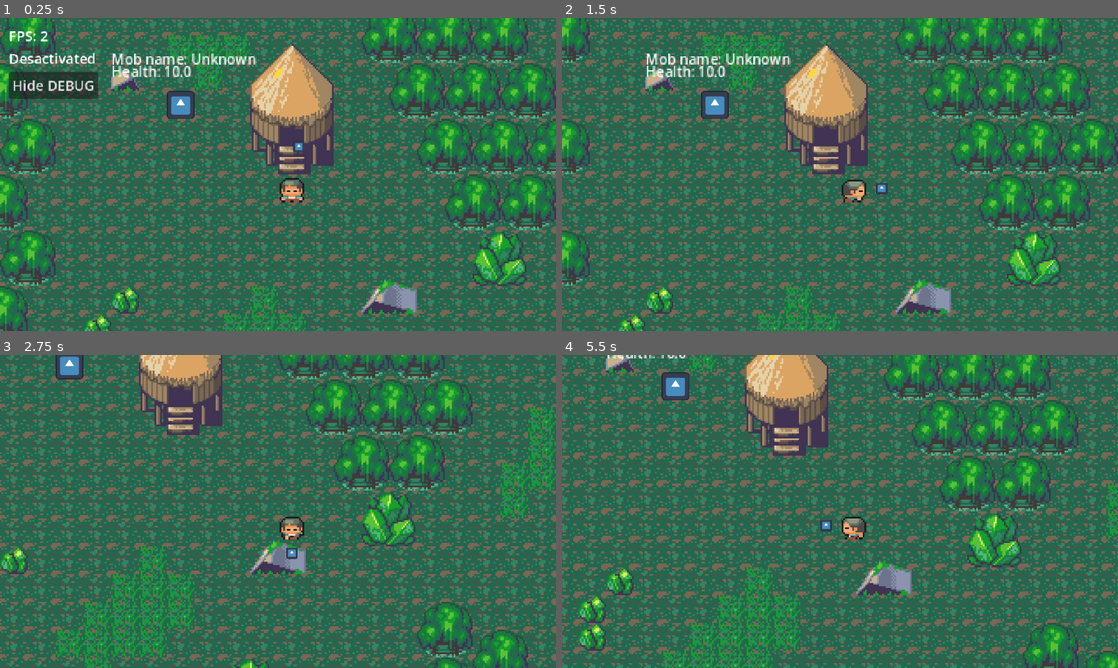
Above: before the commit, frames 1-4 (two rows, left to right).
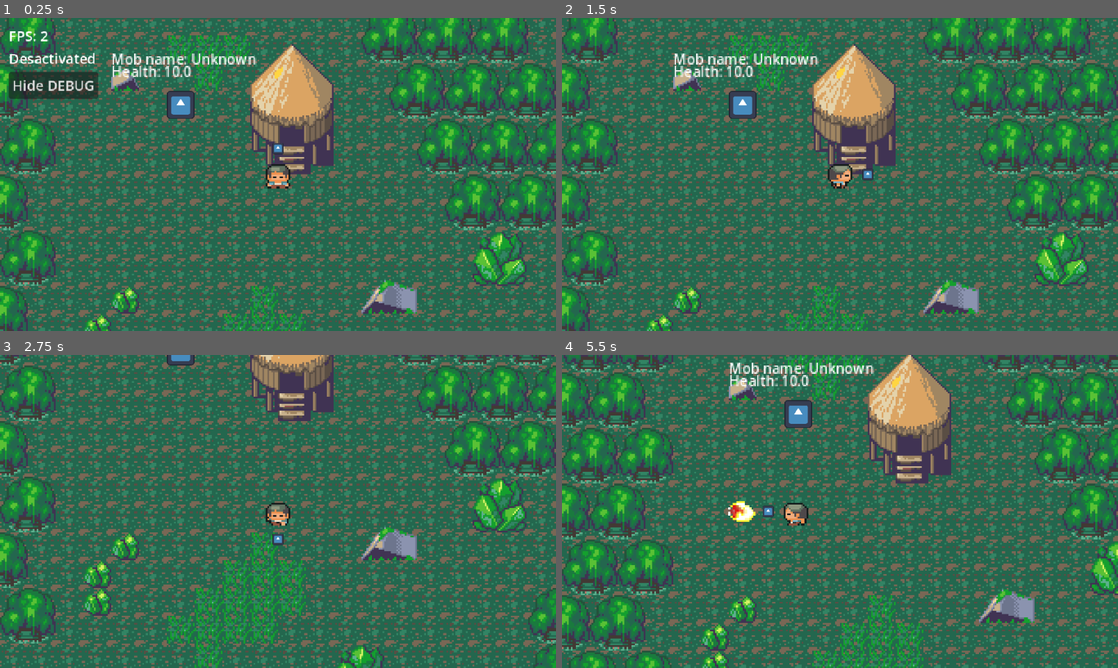
Above: after the commit, the same moments.

Repository: Shayan-Bidelogne/Pi_RPG_Discord
Game: Godot game, scene res://src/maps/overworld.tscn
Same seed, same stepped clock (60 frames per second), same inputs: the game is played once before the commit and once after it. The engine's default icon, where the game draws it, is replaced by a stand-in: a white triangle on a blue panel in a dark square.
Inputs:
- Up to frame 1 (0.25 s): no input
- Up to frame 2 (1.5 s): click "Hide DEBUG" at 0.5 s; tap Enter at 1.25 s; hold Right (ui_right) from 1.28 s (still down); hold Z (shoot, bound only after the commit) from 1.28 s (still down)
- Up to frame 3 (2.75 s): release Right (ui_right) at 2.03 s; release Z (shoot, bound only after the commit) at 2.03 s; hold Down (ui_down) from 2.03 s (still down); tap Z (shoot, bound only after the commit) at 2.1 s
- Up to frame 4 (5.5 s): release Down (ui_down) at 2.78 s; hold Right (ui_right) 2.78-3.53 s; hold Z (shoot, bound only after the commit) 2.78-3.53 s; tap U at 2.85, 5.1 s; hold Up (ui_up) 3.53-4.28 s; tap Z (shoot, bound only after the commit) at 3.6, 5.3 s; hold Z (shoot, bound only after the commit) 4.28-5.03 s; hold Left (ui_left) from 4.28 s (still down)

The runs differ from the first frame. In frame 1, 0.7% of the frame differs, in the area x 47-55%, y 40-60%; in frame 2, 30%; in frame 3, 58%; in frame 4, 59%, in the area x 0-100%, y 0-100%.

Commit message:
Added simple fireball ('Z' to shoot)

Diff:
--- a/PiRPG/project.godot
+++ b/PiRPG/project.godot
@@ -39,6 +39,14 @@
 "res://src/": "blue"
 }
 
+[input]
+
+shoot={
+"deadzone": 0.2,
+"events": [Object(InputEventKey,"resource_local_to_scene":false,"resource_name":"","device":-1,"window_id":0,"alt_pressed":false,"shift_pressed":false,"ctrl_pressed":false,"meta_pressed":false,"pressed":false,"keycode":0,"physical_keycode":90,"key_label":0,"unicode":122,"location":0,"echo":false,"script":null)
+]
+}
+
 [rendering]
 
 textures/canvas_textures/default_texture_filter=0
--- a/PiRPG/src/maps/overworld.tscn
+++ b/PiRPG/src/maps/overworld.tscn
@@ -739,6 +739,7 @@
 tile_set = SubResource("TileSet_ksrkb")
 
 [node name="Player" parent="." instance=ExtResource("4_lqb4u")]
+z_index = 1
 position = Vector2(192, 96)
 
 [node name="Camera2D" type="Camera2D" parent="Player"]
--- a/PiRPG/src/player/player.gd
+++ b/PiRPG/src/player/player.gd
@@ -1,6 +1,8 @@
 class_name Player
 extends CharacterBody2D
 
+# Load other scenes (Projectiles at the moment)
+var fireball_scene = preload("res://src/system/combat/projectile/fireball.tscn")
 
 # Movements
 @export var move_duration: float = 0.2
@@ -30,10 +32,14 @@
 	# Snap base position to grid.
 	position = position.snappedf(Global.TILE_SIZE)
 
+func _input(event: InputEvent) -> void:
+	if event.is_action_pressed("shoot"):
+		shoot_projectile()
 
 func _physics_process(_delta: float) -> void:
 	if is_moving:
 		return
+
 	input_vector = Vector2.ZERO
 
 	# Update stack based on pressed inputs
@@ -72,9 +78,8 @@
 		if directions[key] and not input_stack.has(key):
 			input_stack.append(key)
 
-
 func try_move(direction: Vector2) -> void:
-	var target: Vector2 = global_position + Vector2.ONE * (Global.TILE_SIZE * 0.5) + direction * Global.TILE_SIZE
+	var target: Vector2 = global_position + direction * Global.TILE_SIZE
 
 	# Debug purpose
 	$Icon.global_position = target
@@ -100,11 +105,10 @@
 	tween.tween_property(self, "position", target_position, move_duration)
 	tween.finished.connect(on_move_finished)
 
-
 func on_move_finished() -> void:
 	is_moving = false
 
-
+# Handle player's animations
 func play_anim(state: String, direction: Vector2) -> void:
 	var direction_name: String = "down"
 	if direction == Vector2.LEFT:
@@ -116,3 +120,15 @@
 	elif direction == Vector2.DOWN:
 		direction_name = "down"
 	animation_player.play(state + direction_name)
+
+func shoot_projectile():
+	if last_input_vector == Vector2.ZERO: # If the player does not have direction, doesn't shoot
+		return
+
+	# Instantiate the fireball
+	var fireball = fireball_scene.instantiate()
+	fireball.global_position = global_position + last_input_vector.normalized() # Adjusts the fireball position
+	# Set direction of the fireball
+	fireball.direction = last_input_vector
+	fireball.rotation = last_input_vector.angle()
+	get_tree().current_scene.add_child(fireball)
--- a/PiRPG/src/player/player.tscn
+++ b/PiRPG/src/player/player.tscn
@@ -120,12 +120,12 @@
 sprite_frames = SubResource("SpriteFrames_boppf")
 animation = &"idle_down"
 centered = false
+offset = Vector2(-8, -8)
 
 [node name="CollisionShape2D" type="CollisionShape2D" parent="."]
-position = Vector2(8, 8)
 shape = SubResource("RectangleShape2D_a6i1j")
 
 [node name="Icon" type="Sprite2D" parent="."]
-position = Vector2(12, -16)
+position = Vector2(4.76837e-07, -15)
 scale = Vector2(0.05, 0.05)
 texture = ExtResource("18_oyld2")
--- /dev/null
+++ b/PiRPG/src/system/combat/projectile/fireball.gd
@@ -0,0 +1,20 @@
+extends Area2D
+
+# General variables
+@export var projectile_speed: int = 240
+@export var lifetime: float = 1.5
+var direction := Vector2.ZERO
+
+func _ready() -> void:
+	await get_tree().create_timer(lifetime).timeout # Start a timer of 'lifetime'
+	queue_free()
+
+# This function updates every second (Delta is the time passed since the last frame)
+func _process(delta: float) -> void:
+	position += direction * projectile_speed * delta # Move the projectile in the direction is facing
+	if position.x < -100 or position.x > 2000:
+		queue_free() # If it gets out of the screen, destroy it.
+
+func _on_area_entered(area: Area2D) -> void:
+	# Here we'll manage if the fireball hit and enemy or another object!
+	queue_free()
--- /dev/null
+++ b/PiRPG/src/system/combat/projectile/fireball.tscn
@@ -0,0 +1,71 @@
+[gd_scene load_steps=11 format=3 uid="uid://da2v38swbm80w"]
+
+[ext_resource type="Texture2D" uid="uid://cmpclur2oltg6" path="res://assets/sprites/player/projectiles/fireball/fireball_spritesheet.png" id="1_d5kd7"]
+[ext_resource type="Script" uid="uid://e6ai0r2kr2f1" path="res://src/system/combat/projectile/fireball.gd" id="1_q3o1l"]
+
+[sub_resource type="AtlasTexture" id="AtlasTexture_q3o1l"]
+atlas = ExtResource("1_d5kd7")
+region = Rect2(0, 0, 160, 160)
+
+[sub_resource type="AtlasTexture" id="AtlasTexture_l3qfj"]
+atlas = ExtResource("1_d5kd7")
+region = Rect2(160, 0, 160, 160)
+
+[sub_resource type="AtlasTexture" id="AtlasTexture_dpjjy"]
+atlas = ExtResource("1_d5kd7")
+region = Rect2(320, 0, 160, 160)
+
+[sub_resource type="AtlasTexture" id="AtlasTexture_af1m7"]
+atlas = ExtResource("1_d5kd7")
+region = Rect2(480, 0, 160, 160)
+
+[sub_resource type="AtlasTexture" id="AtlasTexture_2ovvl"]
+atlas = ExtResource("1_d5kd7")
+region = Rect2(640, 0, 160, 160)
+
+[sub_resource type="AtlasTexture" id="AtlasTexture_v6hro"]
+atlas = ExtResource("1_d5kd7")
+region = Rect2(800, 0, 160, 160)
+
+[sub_resource type="SpriteFrames" id="SpriteFrames_6nn1q"]
+animations = [{
+"frames": [{
+"duration": 1.0,
+"texture": SubResource("AtlasTexture_q3o1l")
+}, {
+"duration": 1.0,
+"texture": SubResource("AtlasTexture_l3qfj")
+}, {
+"duration": 1.0,
+"texture": SubResource("AtlasTexture_dpjjy")
+}, {
+"duration": 1.0,
+"texture": SubResource("AtlasTexture_af1m7")
+}, {
+"duration": 1.0,
+"texture": SubResource("AtlasTexture_2ovvl")
+}, {
+"duration": 1.0,
+"texture": SubResource("AtlasTexture_v6hro")
+}],
+"loop": true,
+"name": &"default",
+"speed": 5.0
+}]
+
+[sub_resource type="CircleShape2D" id="CircleShape2D_r5ydp"]
+radius = 6.0
+
+[node name="Fireball" type="Area2D"]
+script = ExtResource("1_q3o1l")
+
+[node name="Fireball Sprite Sheet" type="AnimatedSprite2D" parent="."]
+scale = Vector2(0.12, 0.12)
+sprite_frames = SubResource("SpriteFrames_6nn1q")
+autoplay = "default"
+frame_progress = 0.66969
+
+[node name="Collision" type="CollisionShape2D" parent="."]
+shape = SubResource("CircleShape2D_r5ydp")
+
+[connection signal="area_entered" from="." to="." method="_on_area_entered"]
Binary file added: PiRPG/assets/sprites/player/projectiles/fireball/fireball_spritesheet.png
Not shown, added: PiRPG/assets/sprites/player/projectiles/fireball/fireball_spritesheet.png.import
Not shown, added: PiRPG/src/system/combat/projectile/fireball.gd.uid
